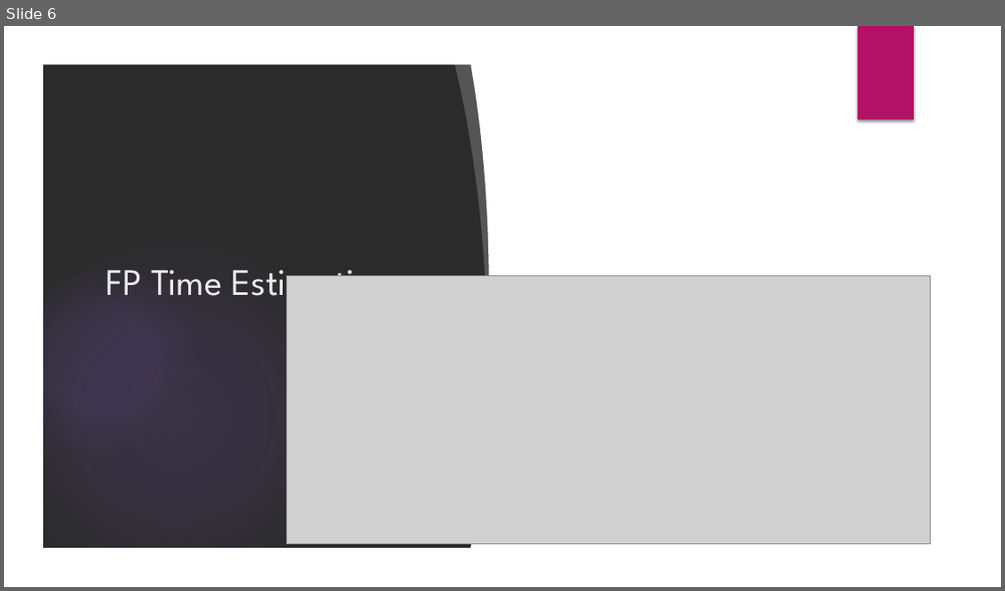
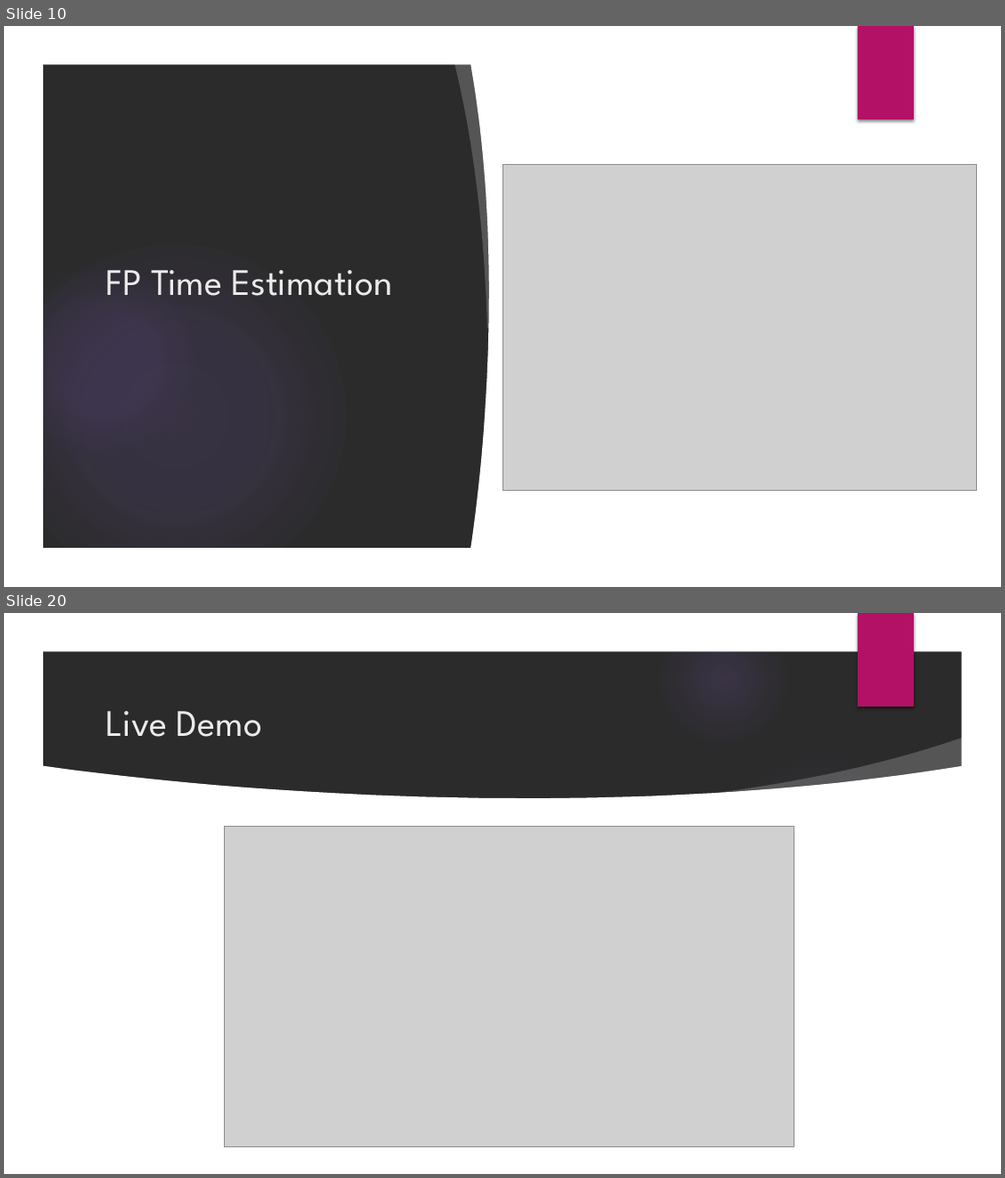
Before and after one commit to tenniskonig/Dokumentation, a slide deck: Tenniskönig.pptx. Shown one above the other, each under a label of ours: slide 6 before the commit, slides 10 and 20 after it; the slides between them are not shown. The pictures are 1005x591 and 1005x1178 pixels, drawn with LibreOffice and Linux fonts; fonts in the diff are those of the drawing; grey boxes stand for pictures; background and template pictures are left out; a plain dark background stands for a picture behind light text. Boxes give left, top, right and bottom in pixels: in the first picture for what was removed or moved away, otherwise in the second. Text is boxed around its words. In the diff, an @@ line names an element or a change of style, - is before the commit and + after.

```diff
--- a/Tenniskönig.pptx
+++ b/Tenniskönig.pptx
@@ slide 20 added at <box>4,613,1001,1174</box>, background picture (left out); not listed: 6 template elements that a slide beside it also shows @@
@@ title added at <box>105,711,262,737</box>, 36 pt, text #EBEBEB @@
+Live Demo
@@ freeform shape added at <box>697,738,970,819</box>, fill #FFFFFF at 20% opacity @@
@@ freeform shape added at <box>41,765,963,1136</box>, fill #FFFFFF @@
@@ ellipse added at <box>708,750,938,981</box>, fill gradient #9B6BF2 @@
@@ picture added at <box>224,826,793,1147</box> @@
@@ what was slide 6 is now slide 10 @@
@@ slide 10 changed as well @@
@@ picture: place and size @@
-picture at <box>287,276,930,543</box>
+picture at <box>502,164,977,490</box>
```
Also in this commit, not shown: 2 other slides changed, 15 other slides added, 1 slide removed, 1 other file.
